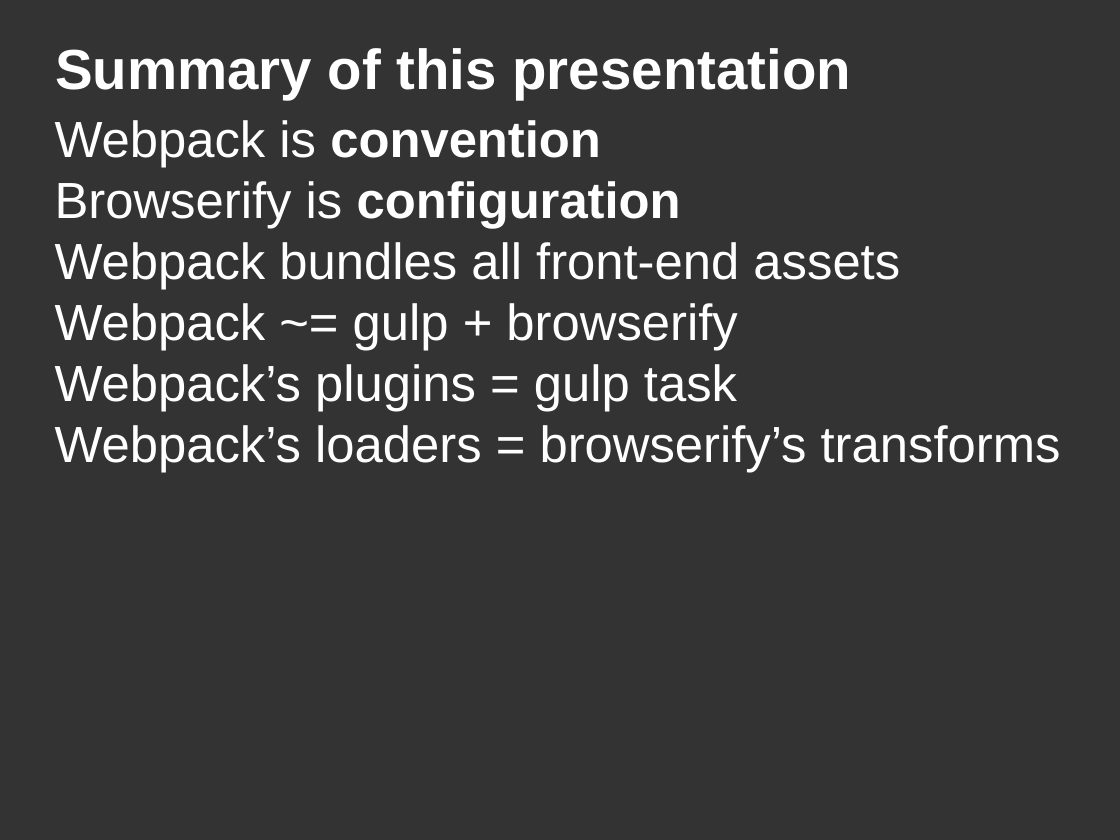
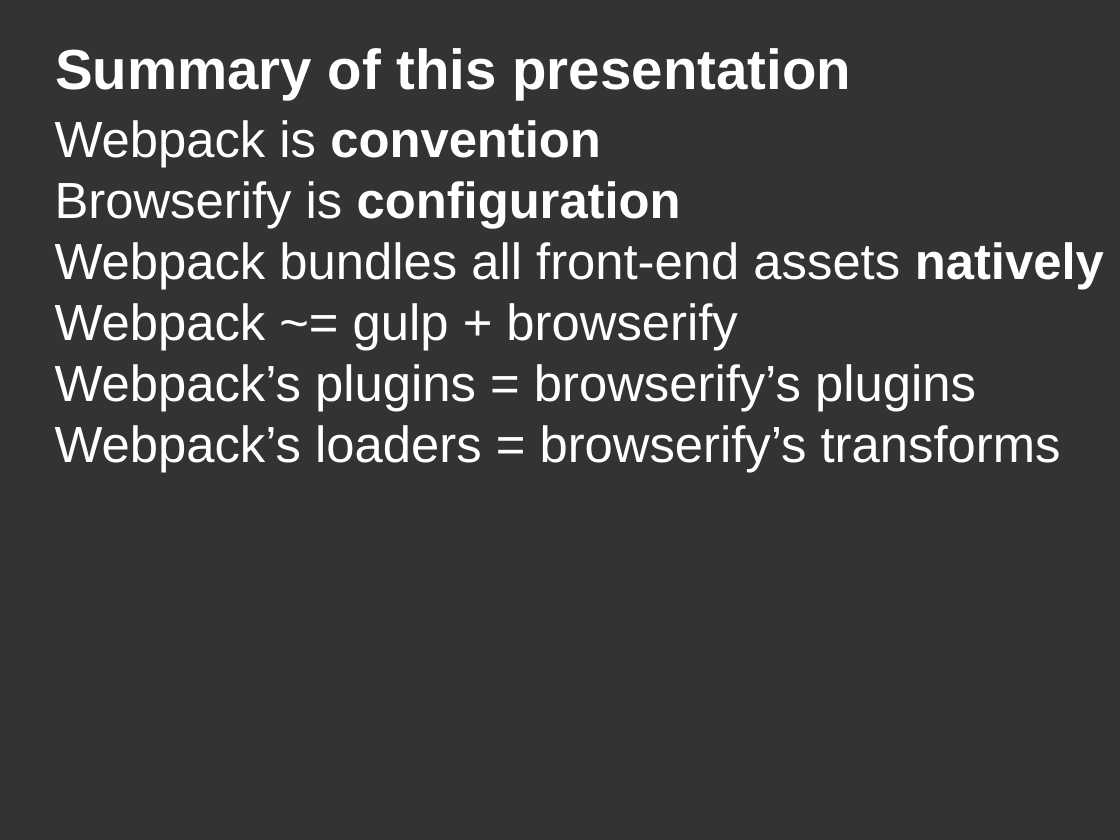
Before and after one commit to DanYellow/misc-tests, a slide deck: slide 53 of webpack-presentation-examples/webpack-presentation.odp. Drawn at 1120x840 pixels with LibreOffice and Linux fonts; fonts in the diff are those of the drawing. Boxes give left, top, right and bottom in pixels: in the first picture for what was removed or moved away, otherwise in the second. Text is boxed around its words. In the diff, an @@ line names an element or a change of style, - is before the commit and + after.

Commit message:
Updates presentation

```diff
--- a/webpack-presentation-examples/webpack-presentation.odp
+++ b/webpack-presentation-examples/webpack-presentation.odp
@@ title at [55,120,1104,472]: text changed @@
-Webpack is convention
-Browserify is configuration
-Webpack bundles all front-end assets
-Webpack ~= gulp + browserify
-Webpack’s plugins = gulp task
-Webpack’s loaders = browserify’s transforms
+Webpack is convention
+Browserify is configuration
+Webpack bundles all front-end assets natively
+Webpack ~= gulp + browserify
+Webpack’s plugins = browserify’s plugins
+Webpack’s loaders = browserify’s transforms
```
Also in this commit, not shown: 6 other slides changed, 2 other files.
